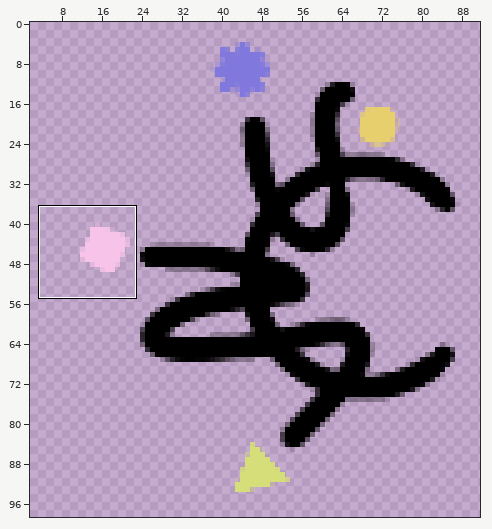
Two versions of one sprite sheet, src/icon.png. The picture above shows the old version from afar; the outline marks the close-up.
Close-up. The starting point:
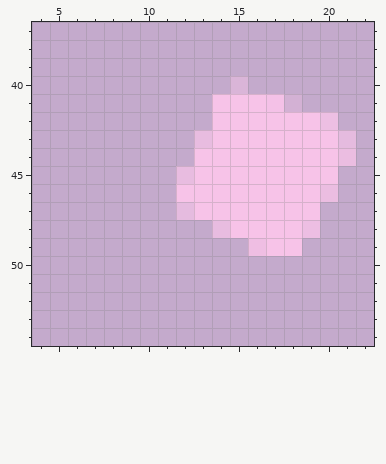
The file is 115x115 pixels. Pixels under 10% opacity are left out. Colours within 5 levels of each other are drawn and written as one. Shown: x 4..22, y 37..54. The old version is drawn lined up with the new one, on the new canvas. The wide view leaves out empty margins. The commit also changed other parts of the picture, which this record leaves out.
Once edited:
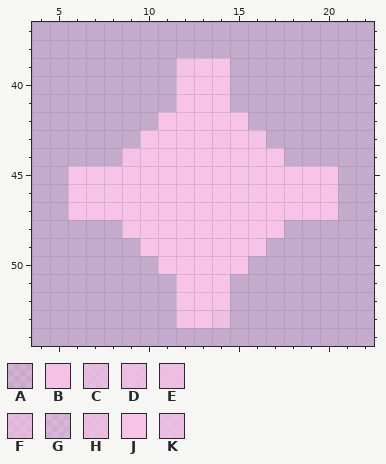
Palette (. is transparent): A #f6c1e64c  B #f6c2e8f4  C #f6c3e7b9  D #f6c3e8d2  E #f7c2e7d9  F #f6c4e9a9  G #f7c3e76d  H #f7c3e8c2  J #f7c3e8  K #f8c3e9ca
Difference:
canvas 115x115 -> 100x99, the old top-left corner now at -1,-8 (the part of the old canvas that was cut away was empty and is not shown)
Changed rows in their new state; - is an unchanged pixel.
first column x 6:
39 ------BJJ-------
40 ------JJJ.------
41 ------JJ-....---
42 -----JJJ--.....-
43 ----JJJJB-B.....
44 ---BJJJ-----....
45 JJJJJJJ---------
46 JJJJJJ--------J-
47 JJJJJJJ-------J-
48 ---JJJJJJ---..--
49 ----JJJJJJJ..---
50 -----JJJJJ------
51 ------JJJ-------
52 ------JJJ-------
53 ------BJD-------
Where, in picture pixels (left, top, right, bottom), the same in both close-ups:
changed: (68, 58, 356, 328)
